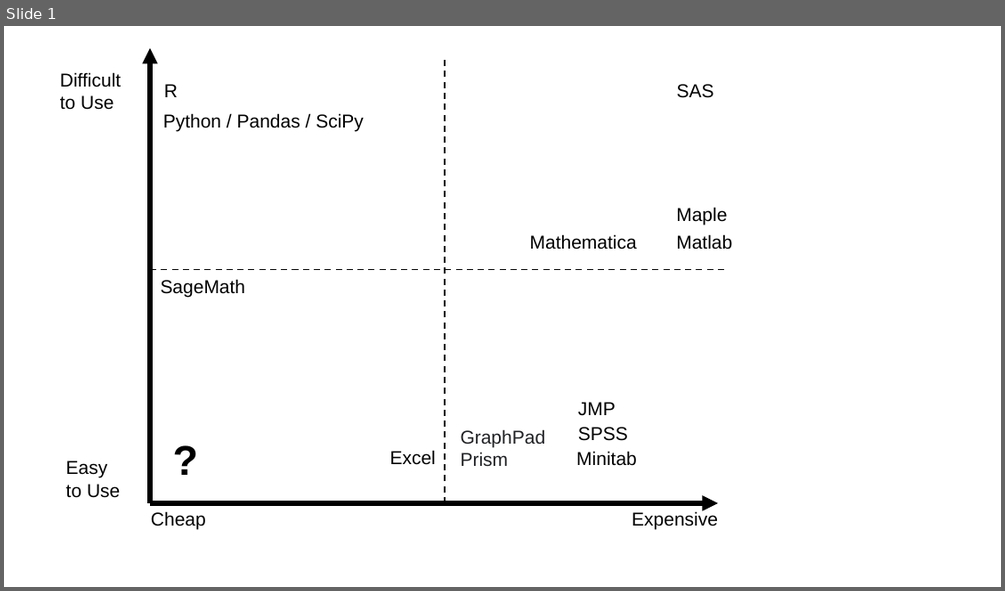
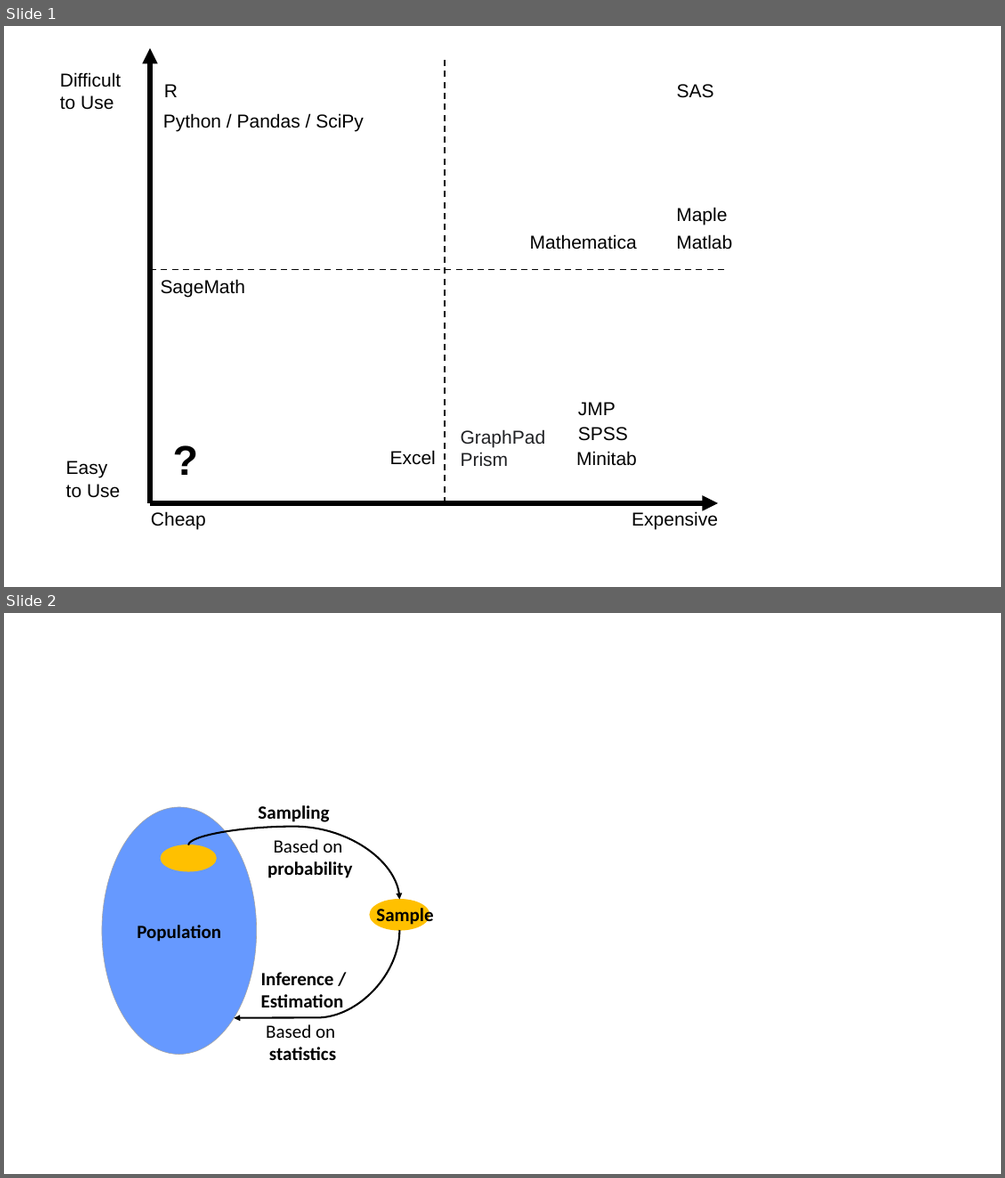
Before and after one commit to mauriceling/sipy, a slide deck: images/image_slides.pptx. Shown one above the other, each under a label of ours: slide 1 before the commit, slides 1 and 2 after it. The pictures are 1005x591 and 1005x1178 pixels, drawn with LibreOffice and Linux fonts; fonts in the diff are those of the drawing. Boxes give left, top, right and bottom in pixels: in the first picture for what was removed or moved away, otherwise in the second. Text is boxed around its words. In the diff, an @@ line names an element or a change of style, - is before the commit and + after.

```diff
--- a/images/image_slides.pptx
+++ b/images/image_slides.pptx
@@ slide 2 added at [4, 613, 1001, 1174], background #FFFFFF @@
@@ ellipse added at [102, 807, 257, 1054], fill #6699FF, outline #A5A5A5 0.5 pt, 18 pt, text #000000, bold @@
+Population
@@ curved arrow added from (189, 844) to (399, 900), #000000 1.75 pt @@
@@ text added at [258, 805, 329, 822], 18 pt, text #000000, bold @@
+Sampling
@@ ellipse added at [161, 844, 217, 871], fill #FFC000, outline #FFC000 1 pt @@
@@ text added at [267, 839, 352, 878], 18 pt, text #000000, bold @@
+Based on
+probability
@@ ellipse added at [370, 900, 429, 930], fill #FFC000, outline #FFC000 1 pt @@
@@ text added at [376, 905, 433, 926], 18 pt, text #000000, bold @@
+Sample
@@ curved arrow added from (399, 930) to (234, 1018), #000000 1.75 pt @@
@@ text added at [261, 972, 344, 1013], 18 pt, text #000000, bold @@
+Inference /
+Estimation
@@ text added at [266, 1024, 336, 1060], 18 pt, text #000000, bold @@
+Based on
+statistics
```
Also in this commit, not shown: 1 other file.
